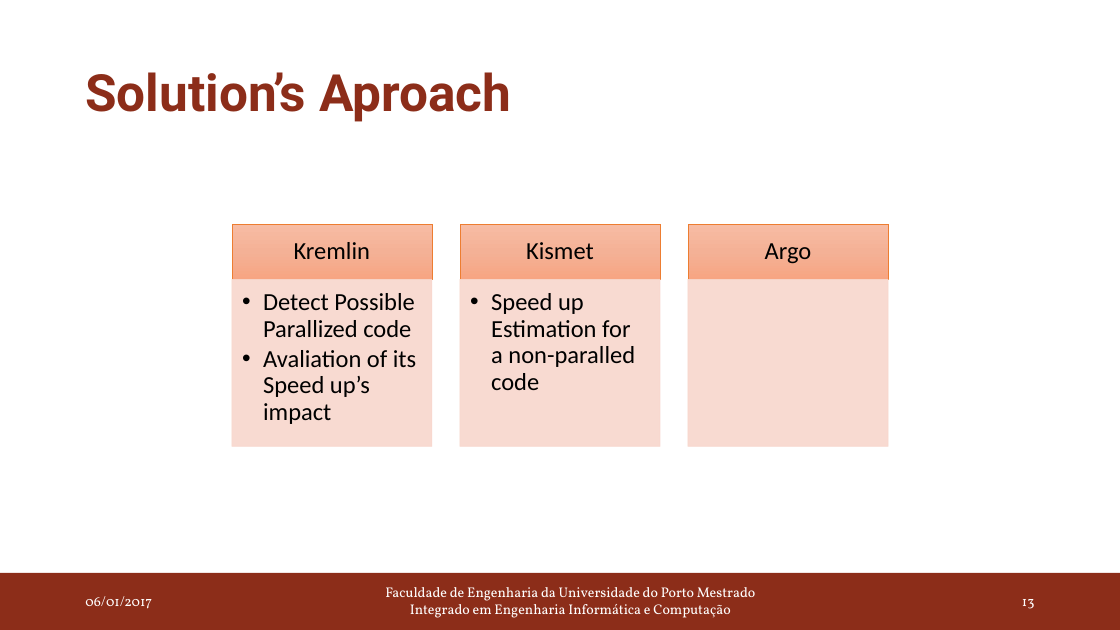
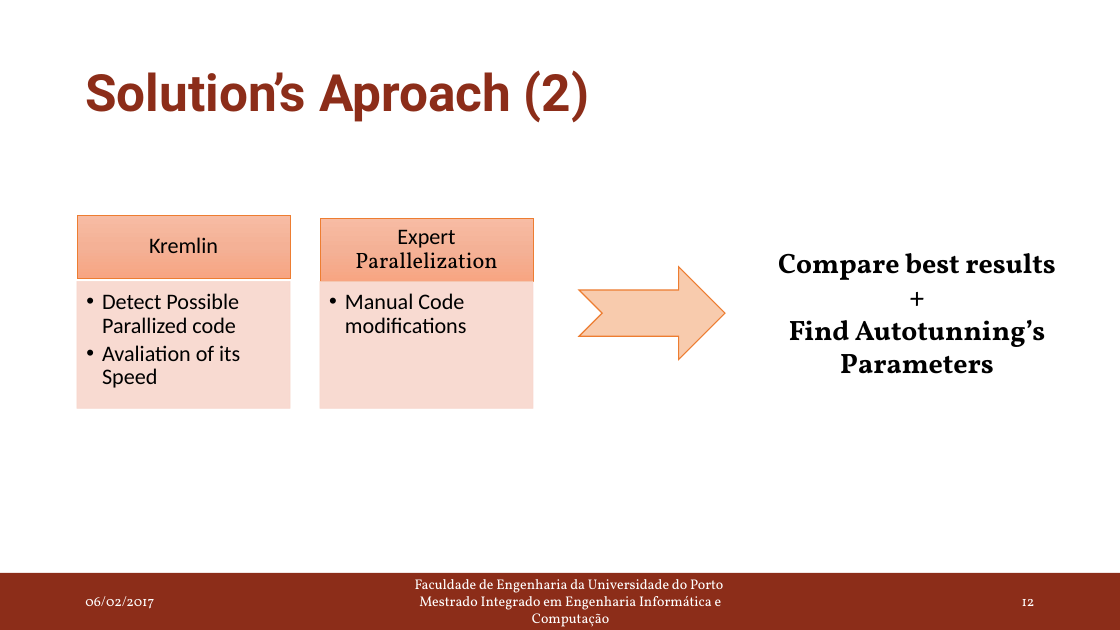
Before and after one commit to joaoBordalo/FEUP-Dissertation, a slide deck: slide 12 of deliverables/PDIS/second delivery/Autotuning Parallel Application in Heterogeneous Systems.pptx (slide 13 before the commit). Drawn at 1120x630 pixels with LibreOffice and Linux fonts; fonts in the diff are those of the drawing. Boxes give left, top, right and bottom in pixels: in the first picture for what was removed or moved away, otherwise in the second. Text is boxed around its words. In the diff, an @@ line names an element or a change of style, - is before the commit and + after.

Commit message:
pdis final delivery; kremlin stuff

```diff
--- a/deliverables/PDIS/second delivery/Autotuning Parallel Application in Heterogeneous Systems.pptx
+++ b/deliverables/PDIS/second delivery/Autotuning Parallel Application in Heterogeneous Systems.pptx
@@ title at (85, 70, 589, 123): text changed @@
-Solution’s Aproach
+Solution’s Aproach (2)
@@ text "Kremlin": place and size @@
-text "Kremlin" at (294, 242, 370, 259)
+text "Kremlin" at (149, 237, 218, 253)
@@ text "Kremlin" at (149, 237, 218, 253): size 21 to 19 pt @@
@@ rectangle: place and size @@
-rectangle at (688, 224, 888, 280)
+rectangle at (77, 215, 291, 278)
@@ rectangle: place and size @@
-rectangle at (232, 224, 432, 280)
+rectangle at (320, 218, 534, 281)
@@ text added at (355, 229, 497, 269), 19 pt, text #000000 @@
+Expert Parallelization
@@ notched right arrow added at (579, 267, 725, 360), fill #F8CBAD, outline #ED7D31 1 pt @@
@@ group removed at (460, 224, 812, 447): 3 texts, 2 rectangles @@
-Kismet
-  •• Speed up Estimation for a non-paralled code
-Argo
@@ text added at (778, 253, 1056, 374), 24 pt, text #000000, bold @@
+Compare best results
++
+Find Autotunning’s
+Parameters
@@ text "Detect Possible Parallized code": place and size @@
-text "Detect Possible Parallized code" at (263, 293, 416, 424)
+text "Detect Possible Parallized code" at (102, 293, 240, 388)
@@ rectangle: place and size @@
-rectangle at (688, 280, 888, 447)
+rectangle at (77, 281, 291, 408)
@@ text at (102, 293, 239, 333): size 21 to 19 pt in "Detect Possible Parallized code"; indent changed @@
@@ rectangle: place and size @@
-rectangle at (232, 280, 432, 447)
+rectangle at (320, 281, 534, 408)
@@ text added at (345, 293, 467, 333), 19 pt, text #000000 @@
+  •• Manual Code modifications
@@ text at (102, 345, 240, 388): text changed; size 21 to 19 pt @@
-  •• Avaliation of its Speed up’s impact
+  •• Avaliation of its Speed
@@ text at (85, 596, 154, 609): text changed @@
-06/01/2017
+06/02/2017
@@ text at (415, 579, 723, 627): text changed @@
-Faculdade de Engenharia da Universidade do Porto Mestrado Integrado em Engenharia Informática e Computação
+Faculdade de Engenharia da Universidade do Porto
+Mestrado Integrado em Engenharia Informática e Computação
@@ page number at (1022, 599, 1035, 606): text changed @@
-13
+12
```
Also in this commit, not shown: 16 other slides changed, 1 slide removed, 36 other files.
